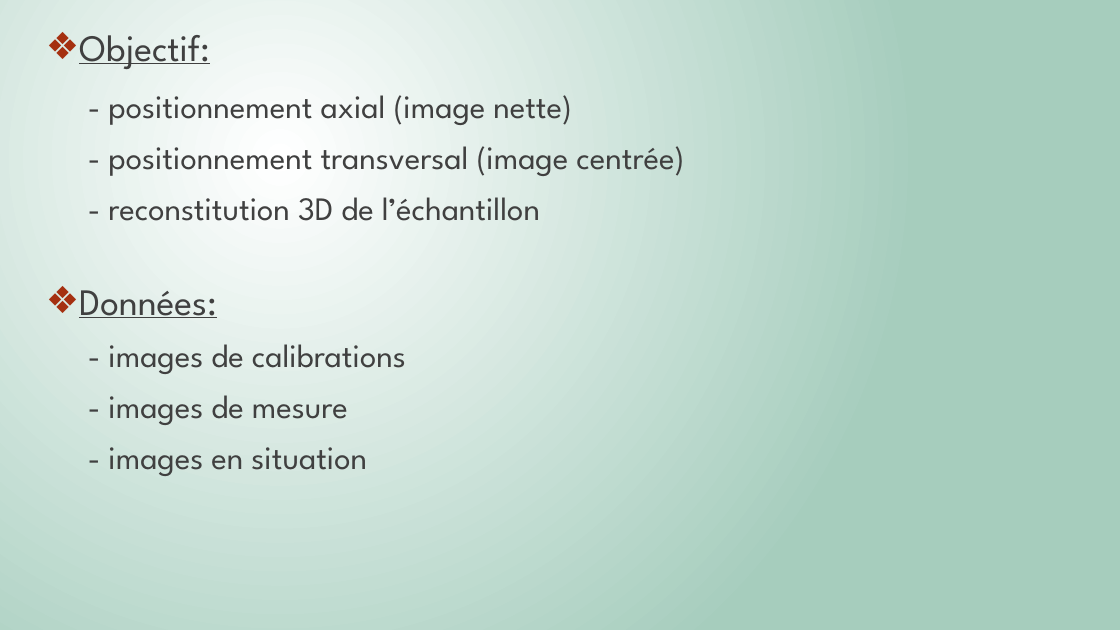
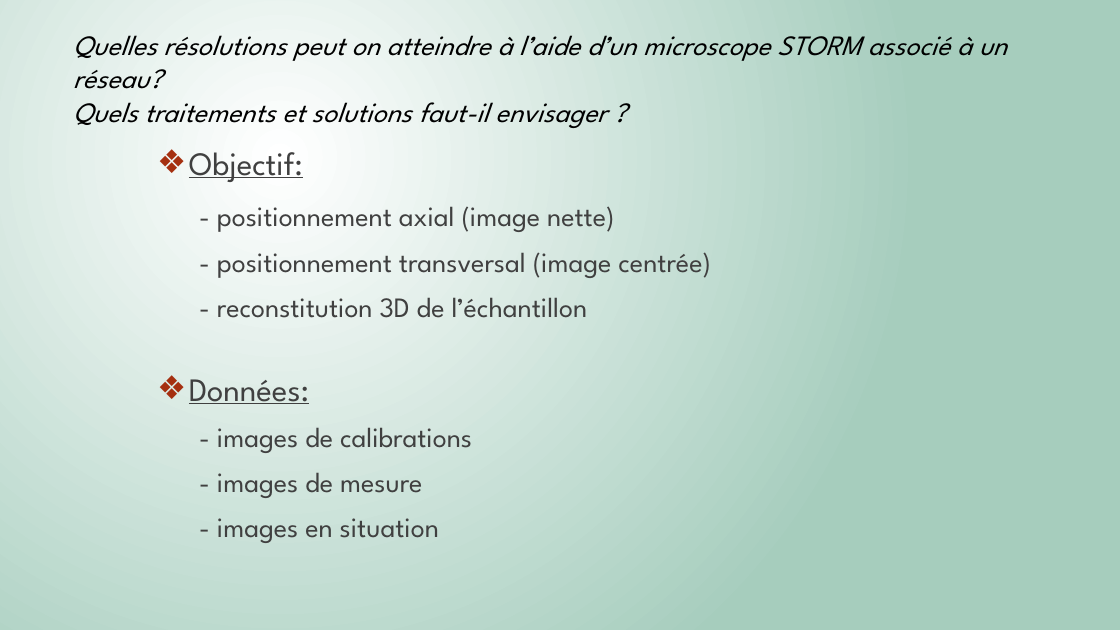
Before and after one commit to Killian-Herveau/PIMS, a slide deck: slide 2 of Pres_Avril/PresentationPIMSAvril.pptx. Drawn at 1120x630 pixels with LibreOffice and Linux fonts; fonts in the diff are those of the drawing. Boxes give left, top, right and bottom in pixels: in the first picture for what was removed or moved away, otherwise in the second. Text is boxed around its words. In the diff, an @@ line names an element or a change of style, - is before the commit and + after.

Commit message:
presentation

```diff
--- a/Pres_Avril/PresentationPIMSAvril.pptx
+++ b/Pres_Avril/PresentationPIMSAvril.pptx
@@ text added at [73,35,1007,128], 24 pt, text #000000, italic @@
+Quelles résolutions peut on atteindre à l’aide d’un microscope STORM associé à un réseau?
+Quels traitements et solutions faut-il envisager ?
@@ text "Objectif:": place and size @@
-text "Objectif:" at [79,35,684,476]
+text "Objectif:" at [189,152,711,543]
@@ text "Objectif:" at [189,152,711,543]: size 32 to 28 pt in "Objectif:", "Données:"; size 28 to 24 pt @@
```
Also in this commit, not shown: 1 other slide changed, 6 slides added, 3 slides removed, 7 other files.
